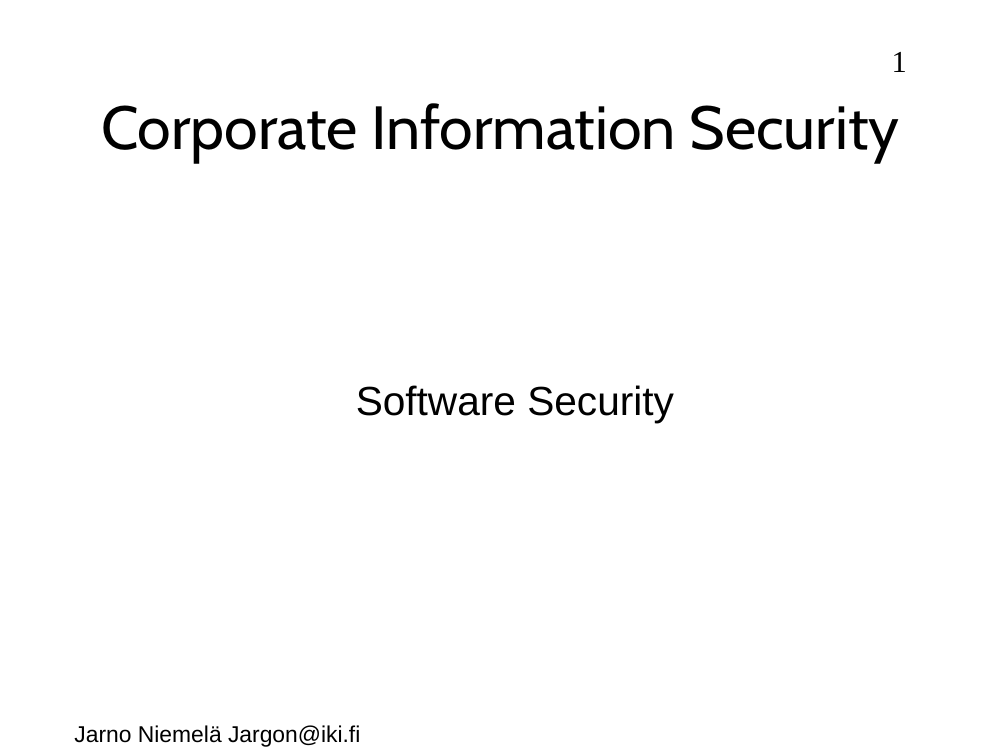
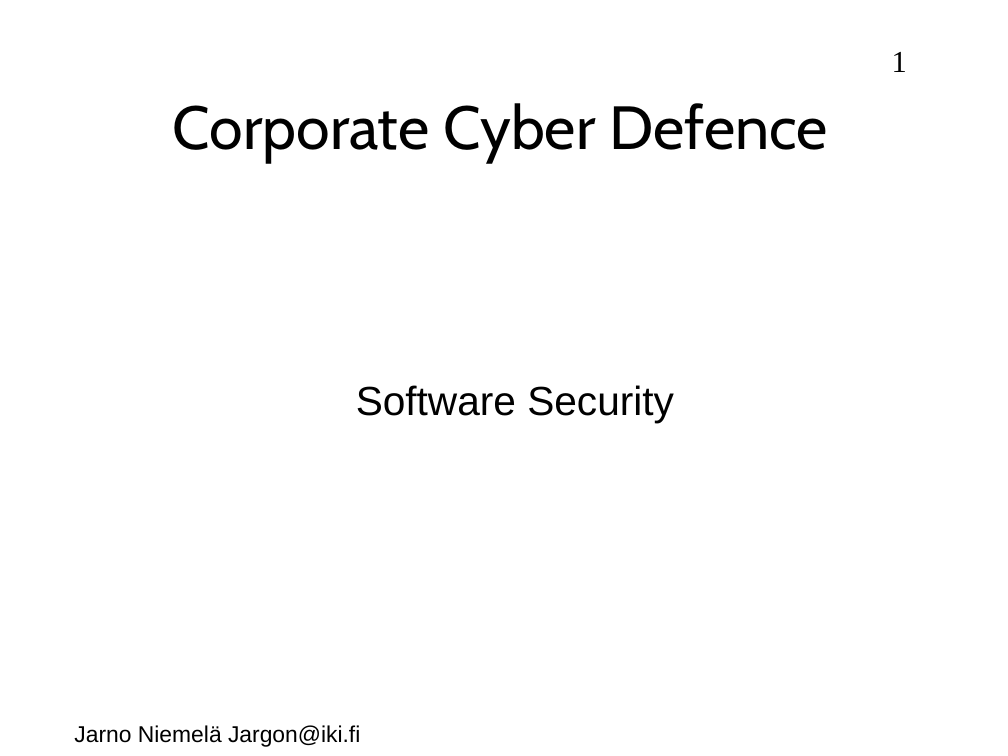
Before and after one commit to jarno-niemela/corporate_cyber_defence, a slide deck: slide 1 of Software security/Software security.odp. Drawn at 1008x756 pixels with LibreOffice and Linux fonts; fonts in the diff are those of the drawing; background and template pictures are left out. Boxes give left, top, right and bottom in pixels: in the first picture for what was removed or moved away, otherwise in the second. Text is boxed around its words. In the diff, an @@ line names an element or a change of style, - is before the commit and + after.

Commit message:
Updated software security

```diff
--- a/Software security/Software security.odp
+++ b/Software security/Software security.odp
@@ title at bbox=[173, 103, 827, 162]: text changed @@
-Corporate Information Security
+Corporate Cyber Defence
```
Also in this commit, not shown: 4 other slides changed, 2 slides added.
